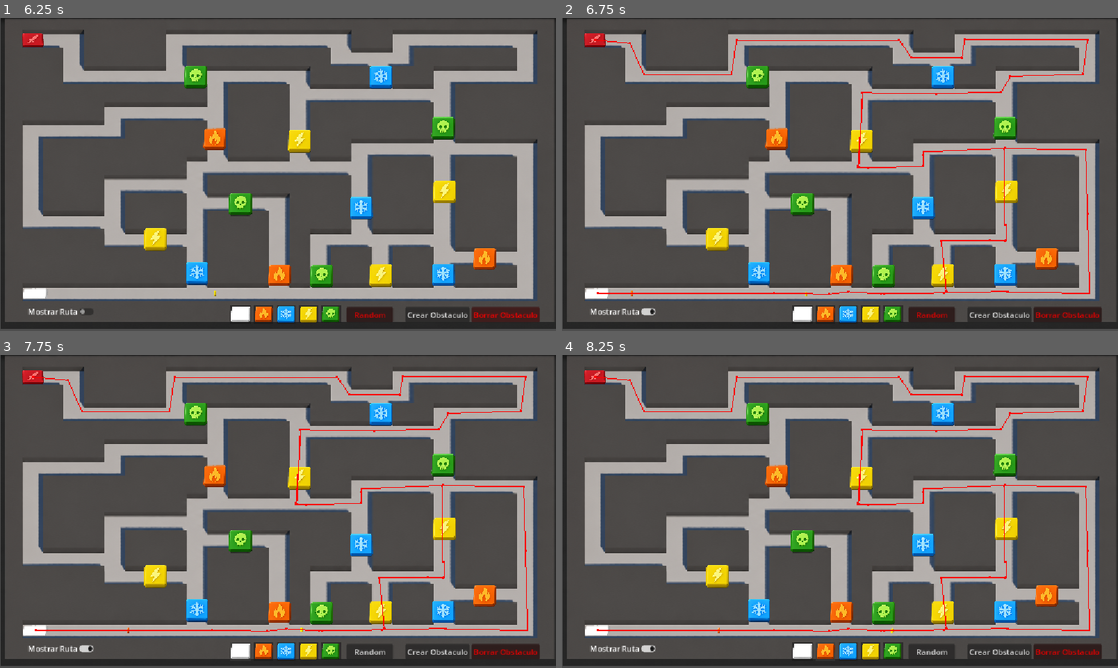
Above: before the commit, frames 1-4 (two rows, left to right).
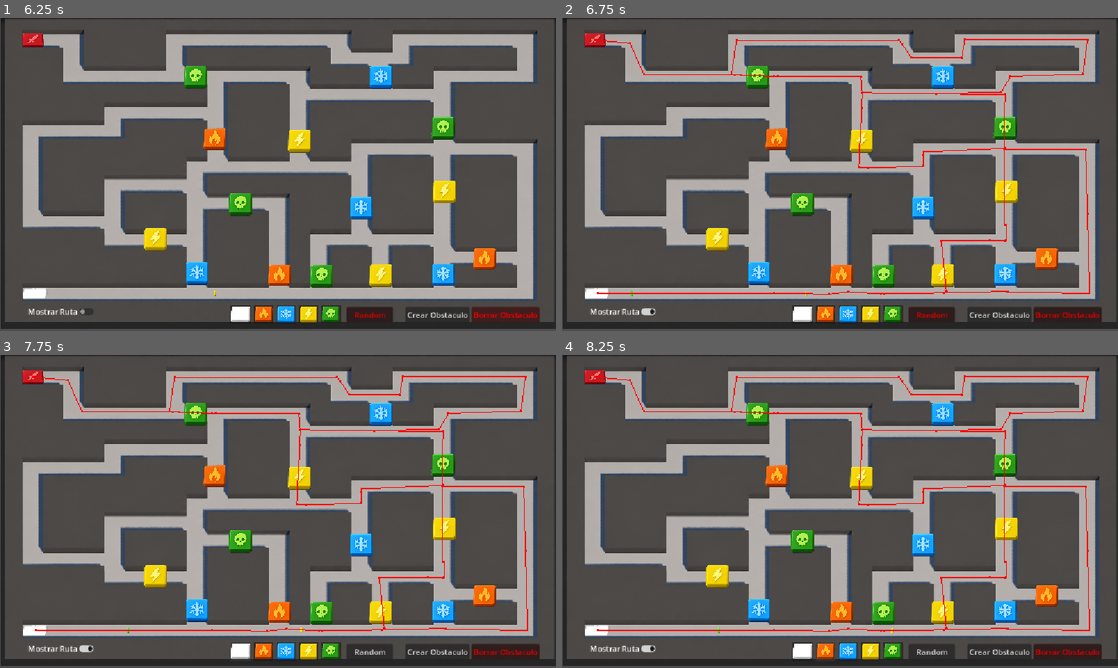
Above: after the commit, the same moments.

Repository: lu8dcf/pathfinding
Game: Godot game, scene res://Assets/Scenes/menu/juego.tscn
Two runs of this game, one before a commit and one after it. Both use one fixed random seed, a clock stepped at 60 frames per second and the inputs below.
Inputs (mouse positions are in pixels of both pictures, inside the frame that each line leads up to):
- Up to frame 1 (6.25 s): click (239, 315) at 0.5 s; click (261, 315) at 1.25 s; click (283, 315) at 2 s; click (305, 315) at 2.75 s; click (328, 315) at 3.5 s; click "Random" at 4.25 s; click "Crear Obstaculo" at 5 s; click "Borrar Obstaculo" at 5.75 s
- Up to frame 2 (6.75 s): click "Mostrar Ruta" at 6.5 s
- Up to frame 3 (7.75 s): click (239, 652) at 7.25 s
- Up to frame 4 (8.25 s): click (823, 652) at 8 s

Frame 1 is identical in both runs. In frame 2, 0.2% of the frame differs, in the area x 12-86%, y 18-89%; in frame 3, 0.2%; in frame 4, 0.2%.

Commit message:
correccion dle codigo de fabrica

Diff:
--- a/Assets/Scripts/juego/fabrica_npc.gd
+++ b/Assets/Scripts/juego/fabrica_npc.gd
@@ -16,11 +16,11 @@
 	GlobalSignal.boton.emit(boton_npc)
 	var tipo = boton_npc
 	if boton_npc == 0: #random
-		tipo = randi_range(1,5)
-		if tipo==2:
-			tipo=1
+		tipo = randi_range(0,5)
+		if tipo==2 or tipo==0:
+			tipo=6
 	var npc = npc_scene.instantiate()
-
+	print (tipo)
 	npc.tipo=tipo
 	npc.global_position = Vector2(75,570)
 	get_tree().current_scene.add_child(npc)
